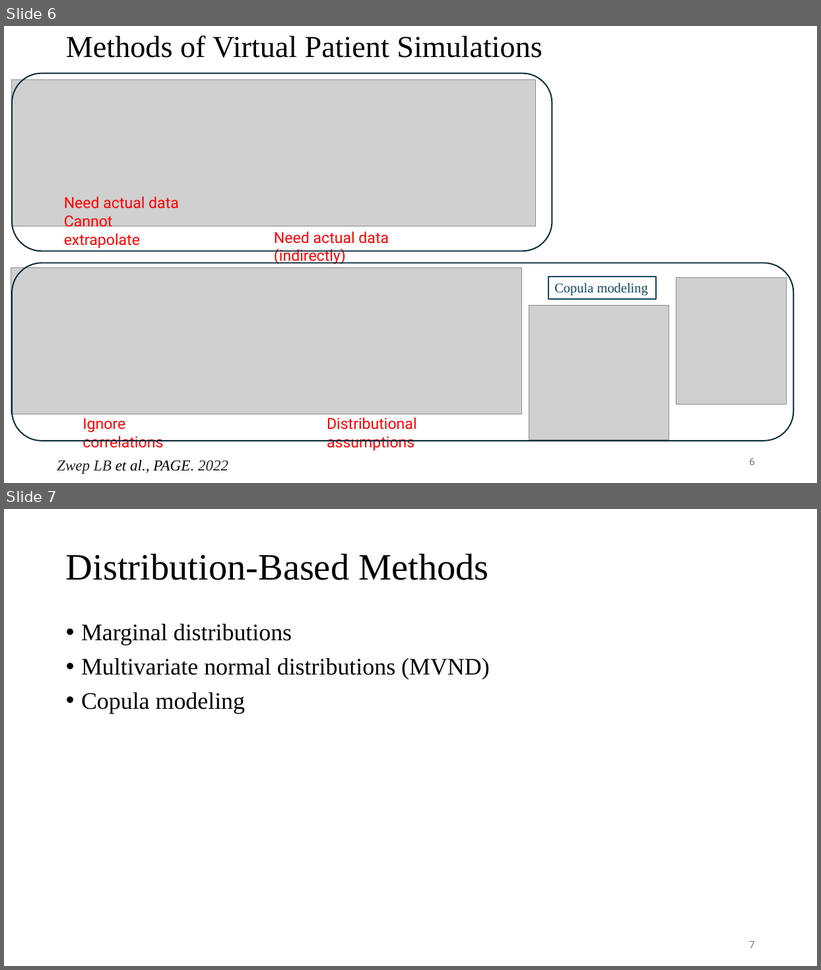
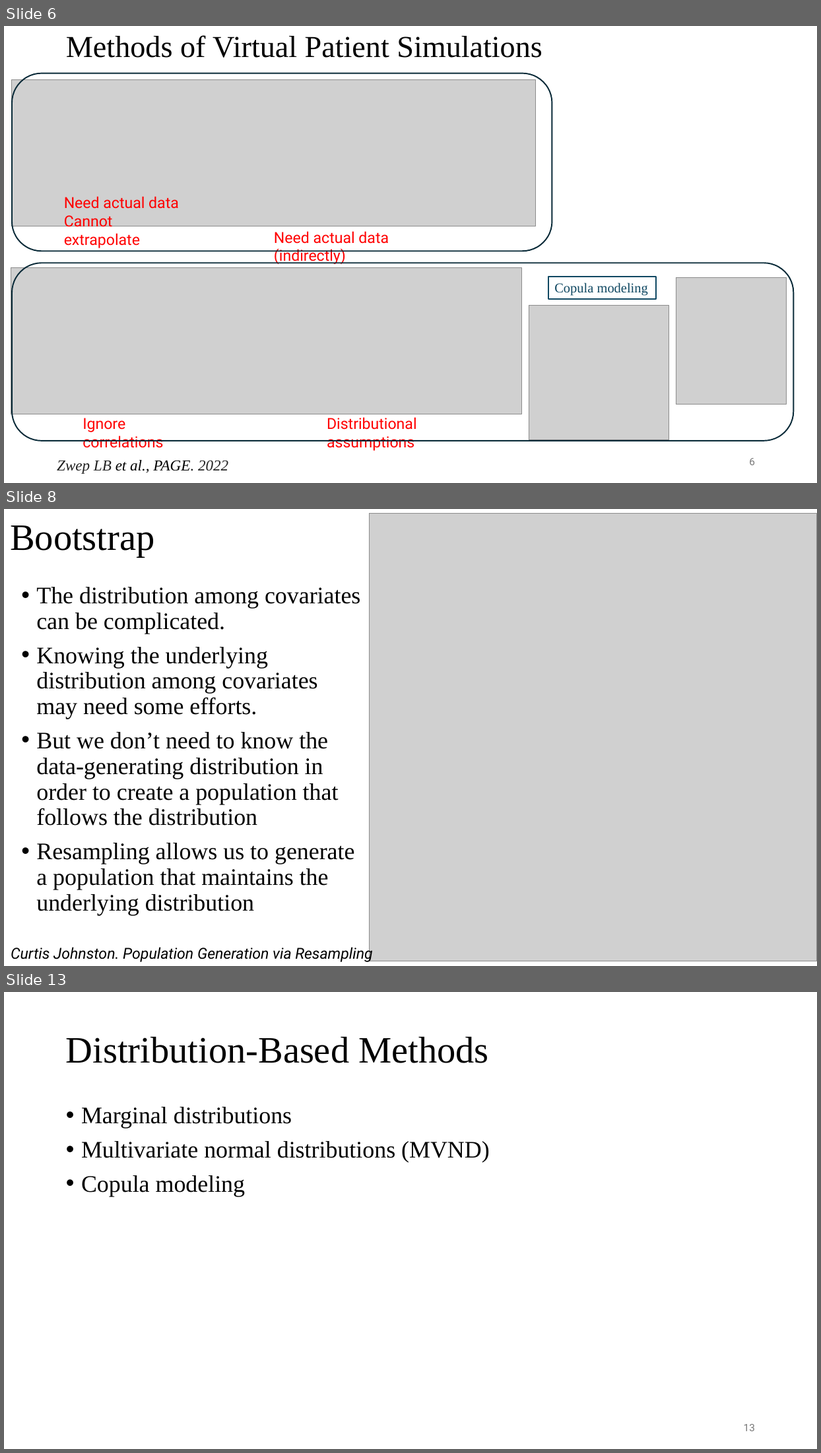
Before and after one commit to UMN-ECP-PMX/ecp8506_26f, a slide deck: wk11/wk11_slides.pptx. Shown one above the other, each under a label of ours: slides 6 and 7 before the commit, slides 6, 8 and 13 after it; the slides between them are not shown. The pictures are 821x970 and 821x1453 pixels, drawn with LibreOffice and Linux fonts; fonts in the diff are those of the drawing; grey boxes stand for pictures. Boxes give left, top, right and bottom in pixels: in the first picture for what was removed or moved away, otherwise in the second. Text is boxed around its words. In the diff, an @@ line names an element or a change of style, - is before the commit and + after.

```diff
--- a/wk11/wk11_slides.pptx
+++ b/wk11/wk11_slides.pptx
@@ slide 8 added at [4, 509, 817, 966], background #FFFFFF @@
@@ title added at [10, 525, 154, 558], 44 pt, text #000000 @@
+Bootstrap
@@ picture added at [370, 513, 817, 962] @@
@@ text added at [36, 587, 360, 916], 28 pt, text #000000 @@
+• The distribution among covariates can be complicated.
+• Knowing the underlying distribution among covariates may need some efforts.
+• But we don’t need to know the data-generating distribution in order to create a population that follows the distribution
+• Resampling allows us to generate a population that maintains the underlying distribution
@@ text added at [11, 945, 372, 962], 18 pt, text #000000, italic @@
+Curtis Johnston. Population Generation via Resampling
@@ what was slide 7 is now slide 13 @@
@@ page number at [744, 1424, 755, 1432]: text changed @@
-7
+13
```
Also in this commit, not shown: 13 slides changed, 9 other slides added, 3 slides removed, 3 other files.
